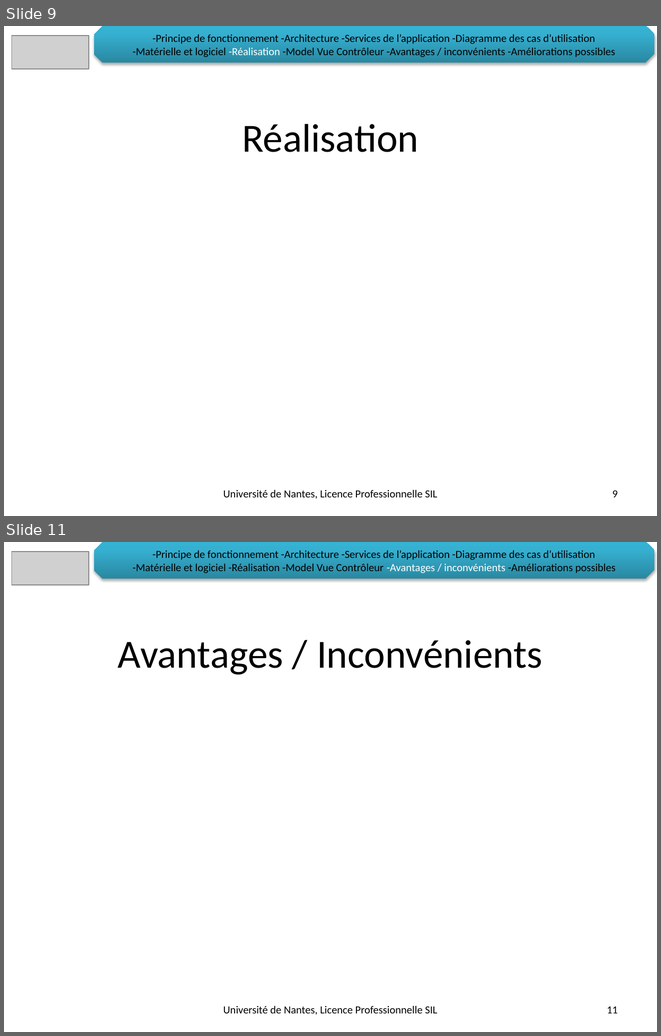
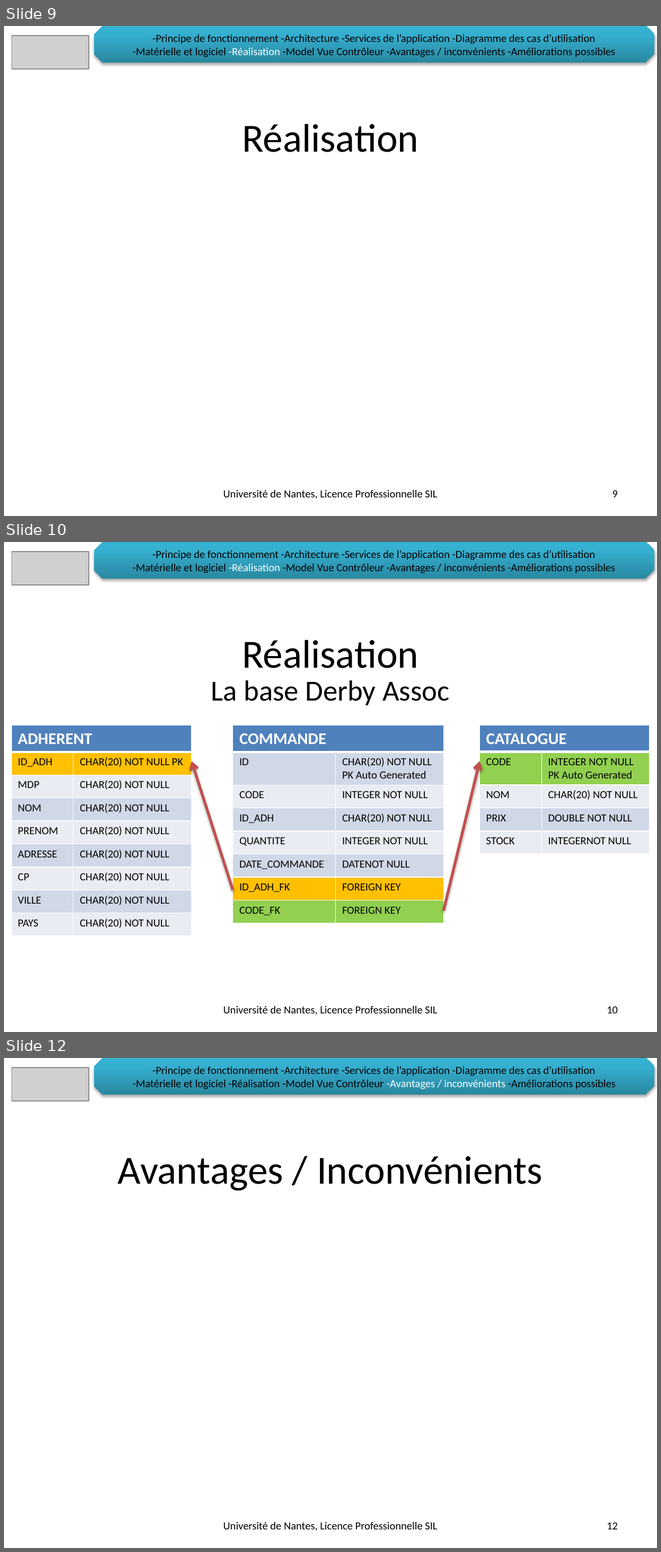
Before and after one commit to LeonardoALARCON/progr3, a slide deck: Documentation/DiapoProg3/PresentationProg3.pptx. Shown one above the other, each under a label of ours: slides 9 and 11 before the commit, slides 9, 10 and 12 after it; the slides between them are not shown. The pictures are 661x1036 and 661x1552 pixels, drawn with LibreOffice and Linux fonts; fonts in the diff are those of the drawing; grey boxes stand for pictures; background and template pictures are left out. Boxes give left, top, right and bottom in pixels: in the first picture for what was removed or moved away, otherwise in the second. Text is boxed around its words. In the diff, an @@ line names an element or a change of style, - is before the commit and + after.

```diff
--- a/Documentation/DiapoProg3/PresentationProg3.pptx
+++ b/Documentation/DiapoProg3/PresentationProg3.pptx
@@ slide 10 added at (x1=4, y1=542, x2=657, y2=1032), background picture (left out) @@
@@ picture added at (x1=12, y1=552, x2=89, y2=585) @@
@@ snip diag rect added at (x1=94, y1=542, x2=654, y2=579), fill gradient #2A88A2 to #37B1D2 to #34B4D6, 12 pt, text #000000 @@
+-Principe de fonctionnement -Architecture -Services de l’application -Diagramme des cas d’utilisation
+-Matérielle et logiciel -Réalisation -Model Vue Contrôleur -Avantages / inconvénients -Améliorations possibles
@@ title added at (x1=242, y1=640, x2=418, y2=668), 44 pt, text #000000 @@
+Réalisation
@@ subtitle added at (x1=211, y1=680, x2=449, y2=705), 32 pt, text #000000 @@
+La base Derby Assoc
@@ table added at (x1=11, y1=725, x2=192, y2=936), 9 rows, 2 columns @@
+ADHERENT | 
+ID_ADH | CHAR(20) NOT NULL PK
+MDP | CHAR(20) NOT NULL
+NOM | CHAR(20) NOT NULL
+PRENOM | CHAR(20) NOT NULL
+ADRESSE | CHAR(20) NOT NULL
+CP | CHAR(20) NOT NULL
+VILLE | CHAR(20) NOT NULL
+PAYS | CHAR(20) NOT NULL
@@ table added at (x1=232, y1=725, x2=443, y2=923), 8 rows, 2 columns @@
+COMMANDE | 
+ID | CHAR(20) NOT NULL / PK Auto Generated
+CODE | INTEGER NOT NULL
+ID_ADH | CHAR(20) NOT NULL
+QUANTITE | INTEGER NOT NULL
+DATE_COMMANDE | DATENOT NULL
+ID_ADH_FK | FOREIGN KEY
+CODE_FK | FOREIGN KEY
@@ table added at (x1=479, y1=725, x2=649, y2=854), 5 rows, 2 columns @@
+CATALOGUE | 
+CODE | INTEGER NOT NULL PK Auto Generated
+NOM | CHAR(20) NOT NULL
+PRIX | DOUBLE NOT NULL
+STOCK | INTEGERNOT NULL
@@ arrow added from (232, 889) to (192, 761), #C0504D 3 pt @@
@@ arrow added from (443, 910) to (479, 761), #C0504D 3 pt @@
@@ text added at (x1=223, y1=1005, x2=437, y2=1015), 12 pt, text #000000 @@
+Université de Nantes, Licence Professionnelle SIL
@@ page number added at (x1=607, y1=1006, x2=618, y2=1013), 12 pt, text #000000 @@
+10
@@ what was slide 11 is now slide 12 @@
@@ page number at (x1=607, y1=1522, x2=618, y2=1529): text changed @@
-11
+12
```
Also in this commit, not shown: 1 slide changed, 1 other file.
